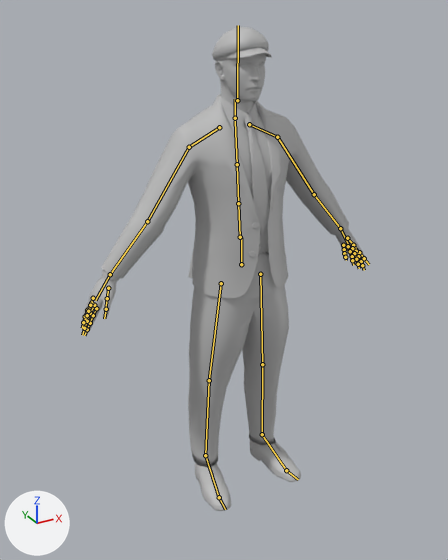
Renders of the FBX model Assets/Character/import/Man.fbx from each side of a commit.
Both versions are drawn from a 50 mm camera at (-1.065, -1.807, 1.771) aimed at (-0.047, 0.044, 0.846). The axes (+X, +Y, +Z) are drawn at lower left. The lights are the same throughout. The first picture is the older version. Both versions are drawn at the pose saved in each file; the numbers are the values there. The bones that change, and the others that lie on the model, are drawn over the model as lines.

In view in the first picture: 'Man'.
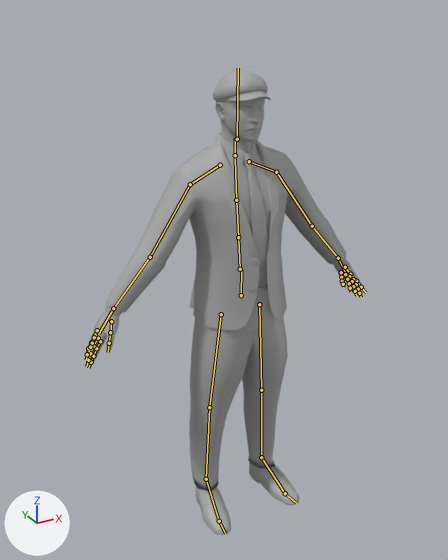
Pixel boxes [x1, y1, x2, y2] of what changed, in the pictures (448 x 560 px):
'Man', posed: before [82, 26, 365, 511]; after [86, 68, 362, 535]
bone 'mixamorig:Hips', root to tip: before (241, 264) to (241, 237); after (241, 295) to (241, 270)

What changed in the scene script:
```text
Change bone_mixamorig_hips:
    where bone_mixamorig_hips = bpy.data.objects['Armature'].pose.bones['mixamorig:Hips']
    bone_mixamorig_hips.location: (-0.4, -1.6, 1.6) -> (0.0, -14.4, 1.1)
```
